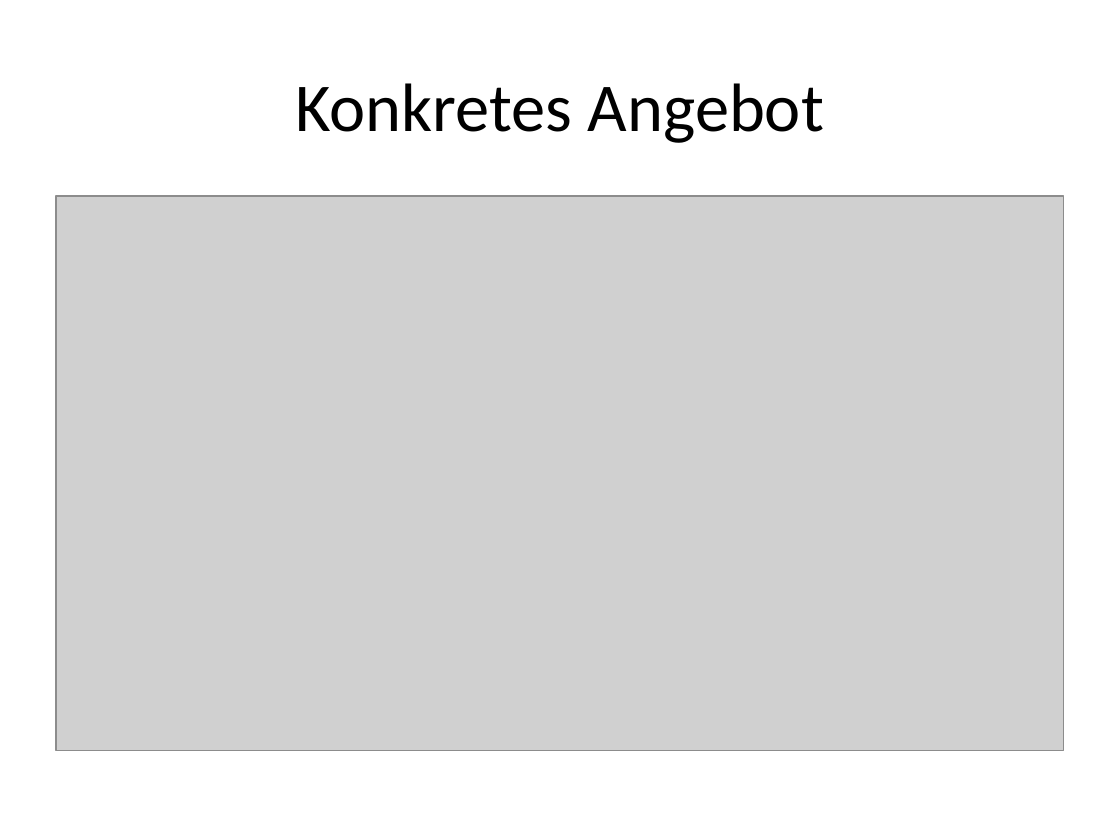
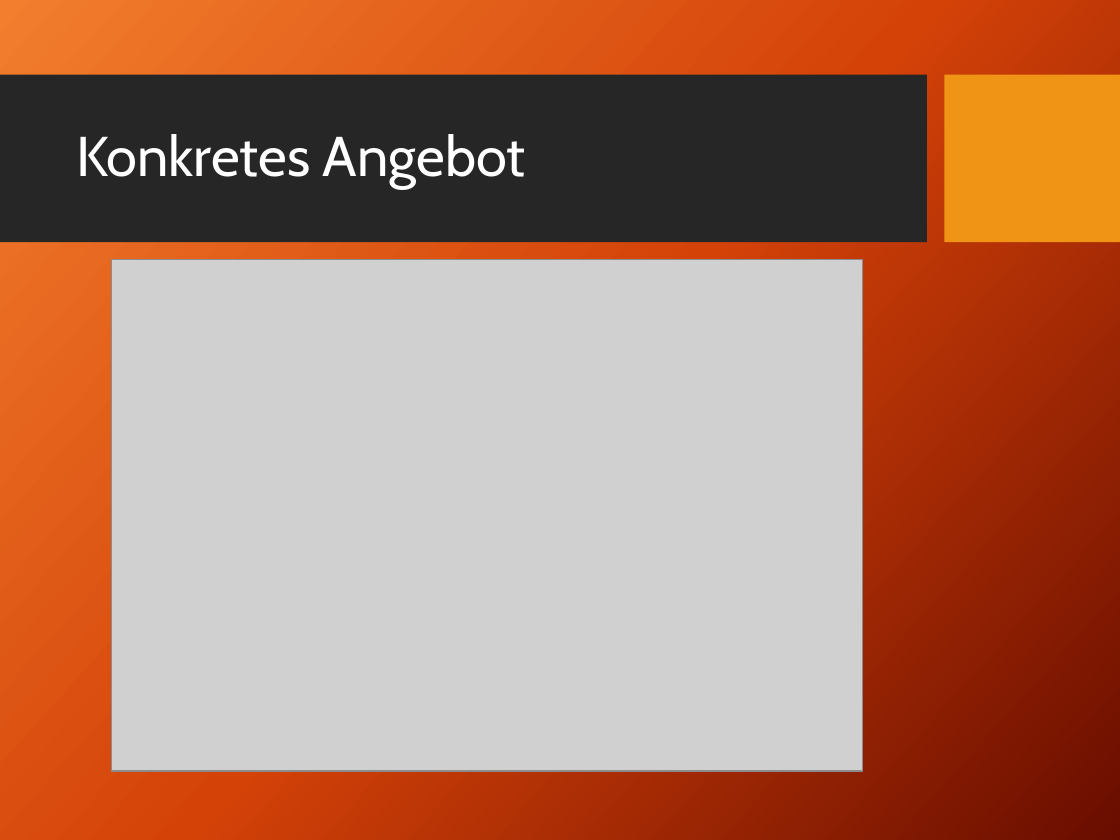
Before and after one commit to michiwieland/businessplan, a slide deck: slide 6 of presentation/BuPl_concept-presentation-GitFit.pptx. Drawn at 1120x840 pixels with LibreOffice and Linux fonts; fonts in the diff are those of the drawing; grey boxes stand for pictures; background and template pictures are left out. Boxes give left, top, right and bottom in pixels: in the first picture for what was removed or moved away, otherwise in the second. Text is boxed around its words. In the diff, an @@ line names an element or a change of style, - is before the commit and + after.

Commit message:
presentation: layout updated, transparent image background

```diff
--- a/presentation/BuPl_concept-presentation-GitFit.pptx
+++ b/presentation/BuPl_concept-presentation-GitFit.pptx
@@ background #FFFFFF to picture (left out) @@
@@ rectangle added at <box>0,75,927,243</box>, fill #262626 @@
@@ rectangle added at <box>944,75,1120,243</box>, fill #F09415 @@
@@ title "Konkretes Angebot": place and size @@
-title "Konkretes Angebot" at <box>295,83,824,143</box>
+title "Konkretes Angebot" at <box>76,134,526,189</box>
@@ title "Konkretes Angebot" at <box>76,134,526,189</box>: size 44 to 36 pt, font Calibri to Cabin, text colour #000000 to #FFFFFF; alignment centre to left; line spacing 1 to 0.9 @@
@@ picture: place and size @@
-picture at <box>56,196,1064,750</box>
+picture at <box>112,260,864,772</box>
```
Also in this commit, not shown: 9 other slides changed, 5 other files.
